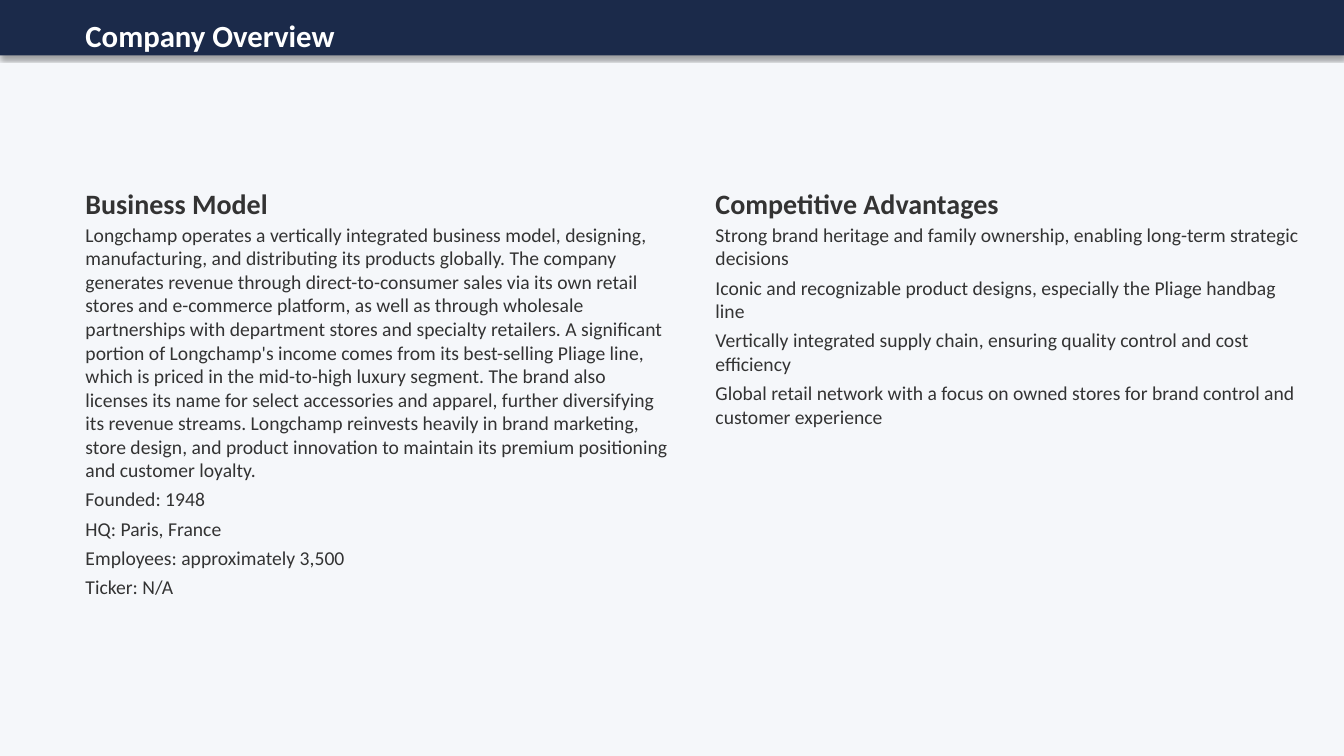
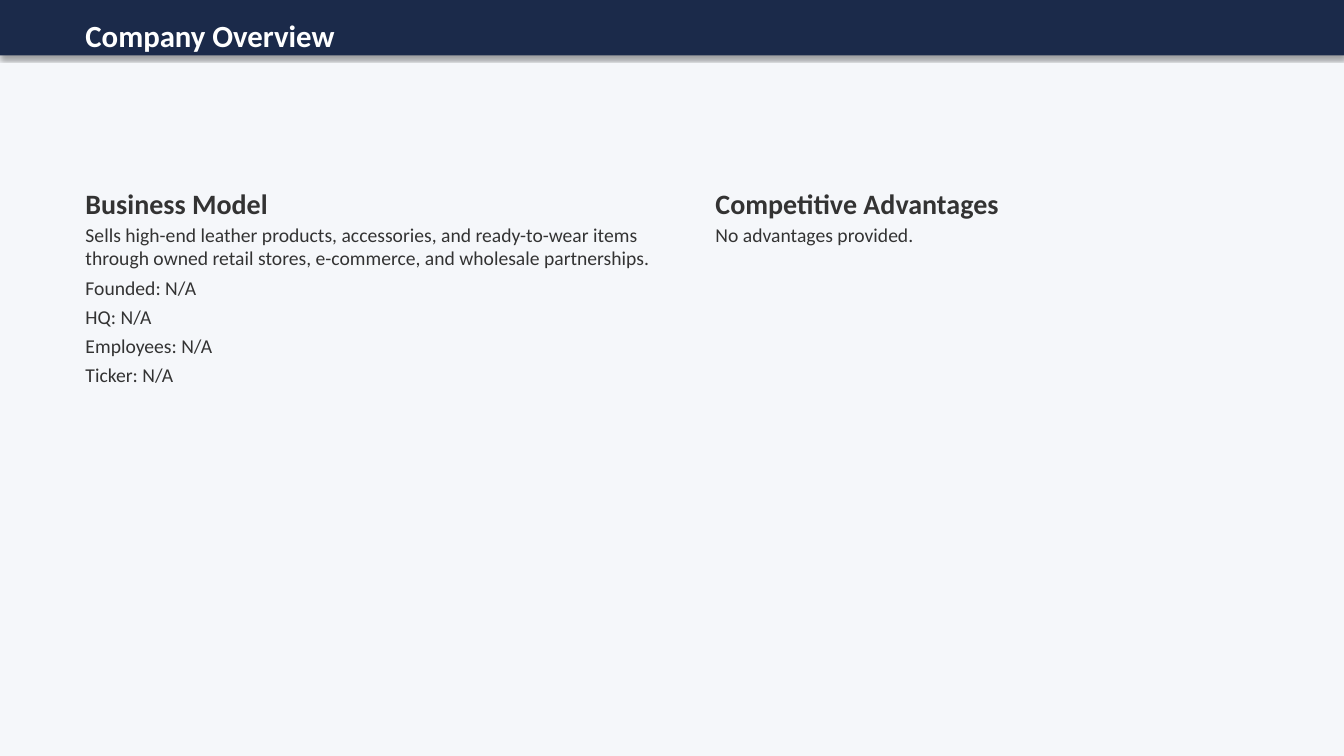
Before and after one commit to 98Rico/GoldRogerM-A, a slide deck: slide 2 of outputs/Longchamp_analysis.pptx. Drawn at 1344x756 pixels with LibreOffice and Linux fonts; fonts in the diff are those of the drawing. Boxes give left, top, right and bottom in pixels: in the first picture for what was removed or moved away, otherwise in the second. Text is boxed around its words. In the diff, an @@ line names an element or a change of style, - is before the commit and + after.

```diff
--- a/outputs/Longchamp_analysis.pptx
+++ b/outputs/Longchamp_analysis.pptx
@@ text at bbox=[85, 228, 649, 356]: text changed @@
-Longchamp operates a vertically integrated business model, designing, manufacturing, and distributing its products globally. The company generates revenue through direct-to-consumer sales via its own retail stores and e-commerce platform, as well as through wholesale partnerships with department stores and specialty retailers. A significant portion of Longchamp's income comes from its best-selling Pliage line, which is priced in the mid-to-high luxury segment. The brand also licenses its name for select accessories and apparel, further diversifying its revenue streams. Longchamp reinvests heavily in brand marketing, store design, and product innovation to maintain its premium positioning and customer loyalty.
-Founded: 1948
-HQ: Paris, France
-Employees: approximately 3,500
+Sells high-end leather products, accessories, and ready-to-wear items through owned retail stores, e-commerce, and wholesale partnerships.
+Founded: N/A
+HQ: N/A
+Employees: N/A
@@ text at bbox=[715, 228, 913, 246]: text changed @@
-Strong brand heritage and family ownership, enabling long-term strategic decisions
-Iconic and recognizable product designs, especially the Pliage handbag line
-Vertically integrated supply chain, ensuring quality control and cost efficiency
-Global retail network with a focus on owned stores for brand control and customer experience
+No advantages provided.
```
Also in this commit, not shown: 6 other slides changed, 3 slides added, 3 other files.
